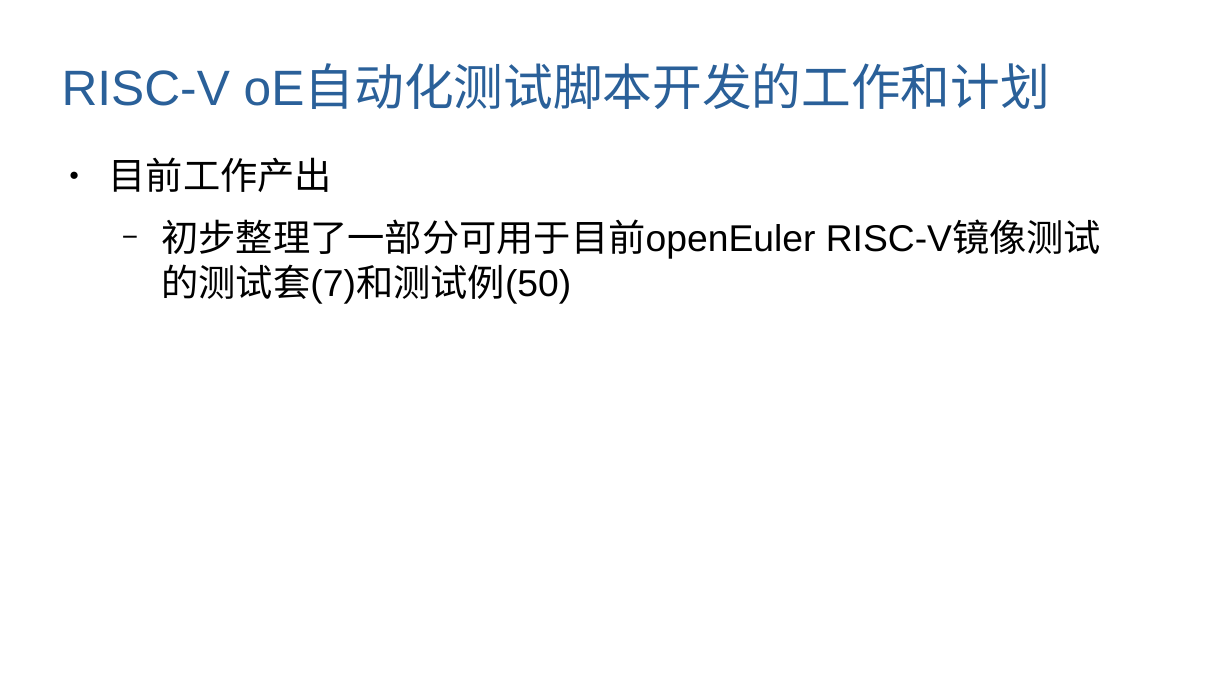
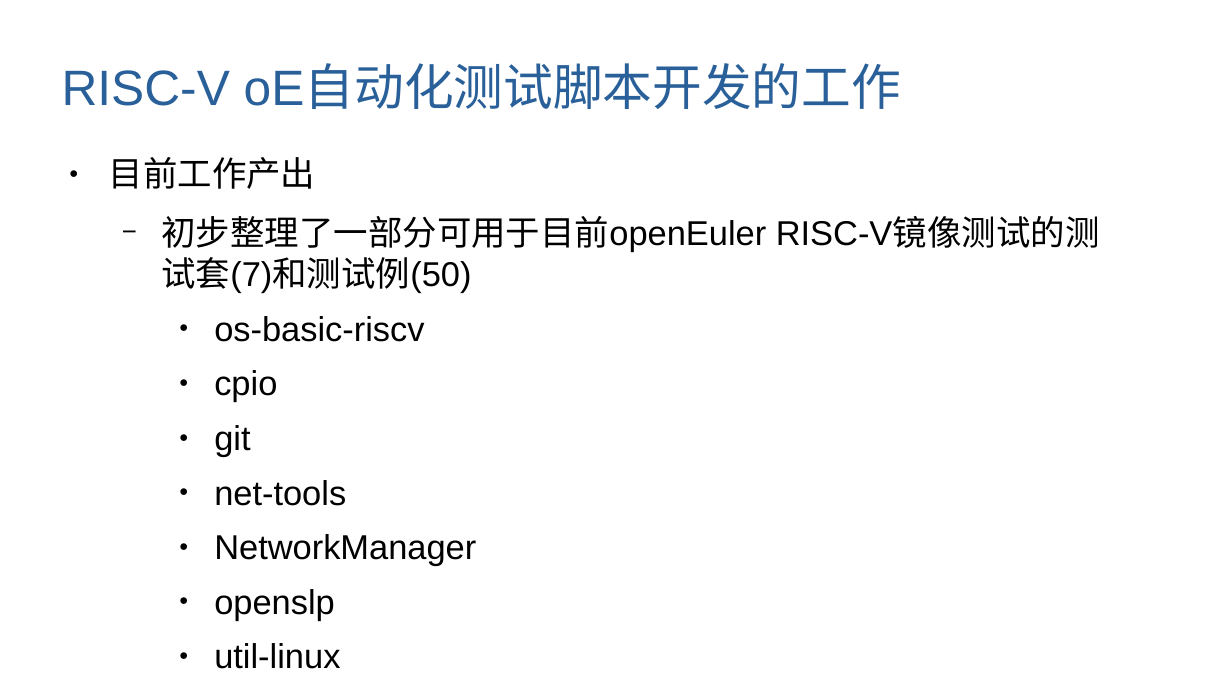
Before and after one commit to brsf11/mugen-presentation, a slide deck: slide 22 of ppt/report.odp. Drawn at 1232x693 pixels with LibreOffice and Linux fonts; fonts in the diff are those of the drawing. Boxes give left, top, right and bottom in pixels: in the first picture for what was removed or moved away, otherwise in the second. Text is boxed around its words. In the diff, an @@ line names an element or a change of style, - is before the commit and + after.

Commit message:
ppt

```diff
--- a/ppt/report.odp
+++ b/ppt/report.odp
@@ title at bbox=[62, 65, 901, 109]: text changed @@
-RISC-V oE自动化测试脚本开发的工作和计划
+RISC-V oE自动化测试脚本开发的工作
@@ text at bbox=[109, 157, 1100, 293]: size 24 to 22.2 pt in "目前工作产出", "初步整理了一部分可用于目前openEuler RISC-V镜像测试的测试套(7)和测试例(50)" @@
@@ text at bbox=[214, 316, 476, 620]: paragraphs added @@
+    ● os-basic-riscv
+    ● cpio
+    ● git
+    ● net-tools
+    ● NetworkManager
+    ● openslp
+    ● util-linux
```
Also in this commit, not shown: 4 slides added.
